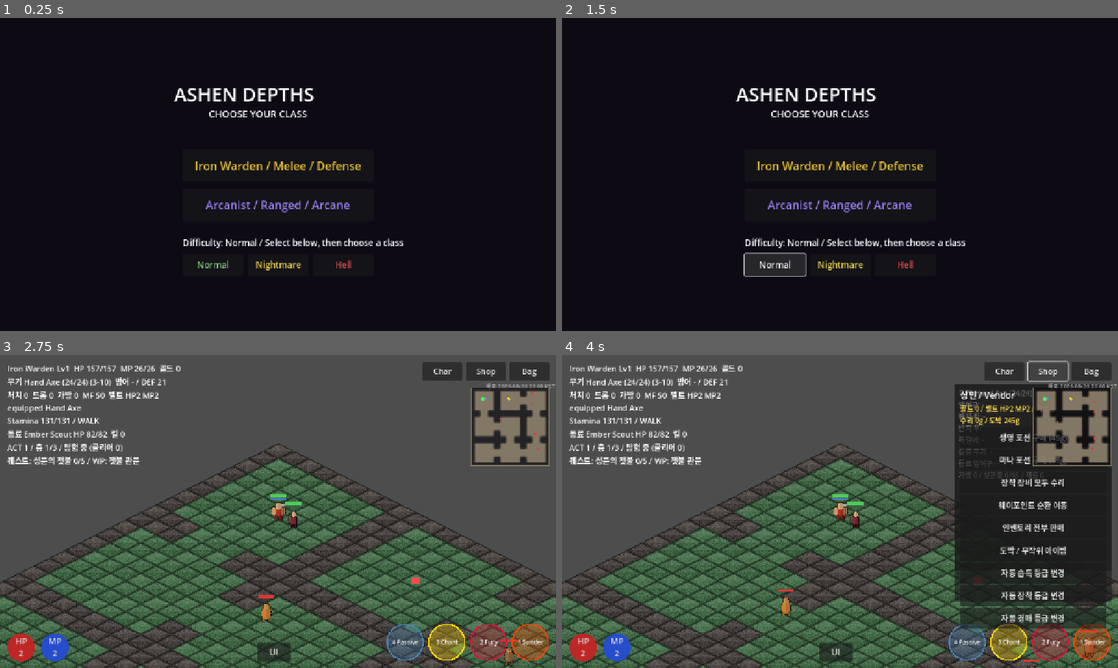
Above: before the commit, frames 1-4 (two rows, left to right).
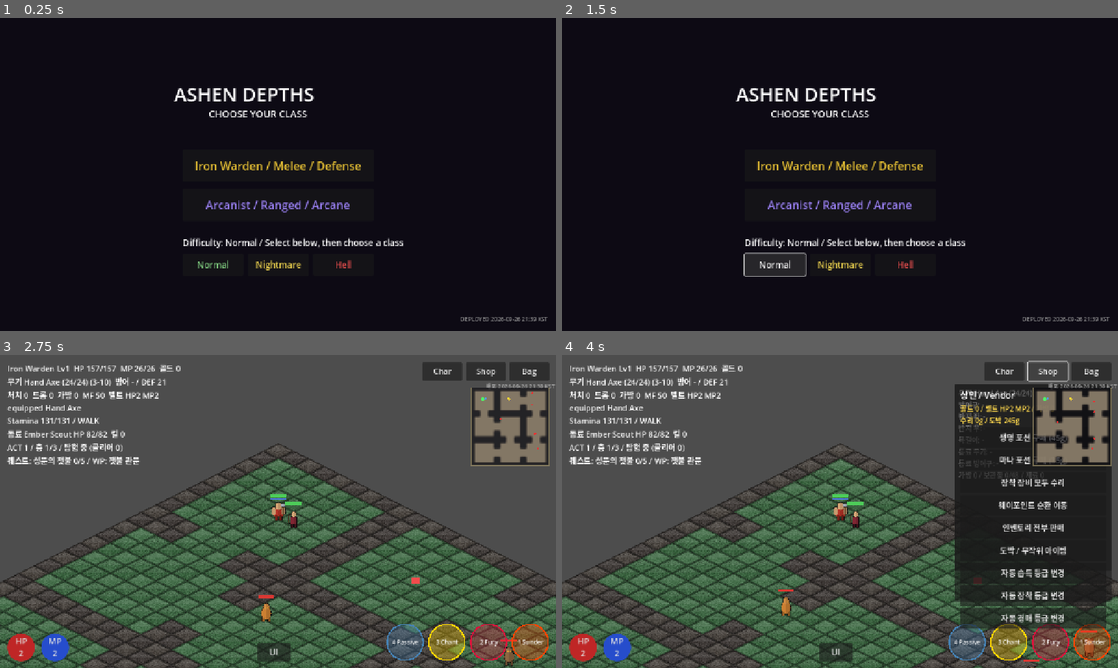
Above: after the commit, the same moments.

Repository: jflakeee/diablo
Game: Godot game, scene res://main.tscn
Same seed, same stepped clock (60 frames per second), same inputs: the game is played once before the commit and once after it.
Inputs:
- Up to frame 1 (0.25 s): no input
- Up to frame 2 (1.5 s): click "Normal" at 0.5 s; click "Normal" at 1.25 s
- Up to frame 3 (2.75 s): click "Iron Warden / Melee / Defense" at 2 s
- Up to frame 4 (4 s): click "Bag" at 2.75 s; click "Shop" at 3.5 s

The runs differ from the first frame. In frame 1, 0.1% of the frame differs, in the area x 82-99%, y 95-97%; in frame 2, 0.1%; in frame 3, less than 0.1%; in frame 4, less than 0.1%.

Commit message:
Show deployment time on class selection

Diff:
--- a/prototype/game_dungeon/main.gd
+++ b/prototype/game_dungeon/main.gd
@@ -31,7 +31,7 @@
 const Stamina := preload("res://stamina.gd")
 const DeathSystem := preload("res://death_system.gd")
 const Stash := preload("res://stash.gd")
-const DEPLOYED_AT_KST := "2026-09-26 20:00 KST"
+const DEPLOYED_AT_KST := "2026-09-26 21:39 KST"
 
 var _grid: Array = []
 var _astar: AStarGrid2D
@@ -670,6 +670,15 @@
 		db.add_theme_color_override("font_color", dcols[i])
 		db.pressed.connect(_set_difficulty.bind(i))
 		_menu_layer.add_child(db)
+	var deploy_stamp := Label.new()
+	deploy_stamp.text = "DEPLOYED %s" % DEPLOYED_AT_KST
+	deploy_stamp.position = Vector2(vp.x - 340, vp.y - 38)
+	deploy_stamp.size = Vector2(320, 22)
+	deploy_stamp.horizontal_alignment = HORIZONTAL_ALIGNMENT_RIGHT
+	deploy_stamp.mouse_filter = Control.MOUSE_FILTER_IGNORE
+	deploy_stamp.add_theme_font_size_override("font_size", _accessibility.font_size(13))
+	deploy_stamp.add_theme_color_override("font_color", Color(0.62, 0.62, 0.62, 0.9))
+	_menu_layer.add_child(deploy_stamp)
 
 func _set_difficulty(d: int) -> void:
 	_difficulty = d
